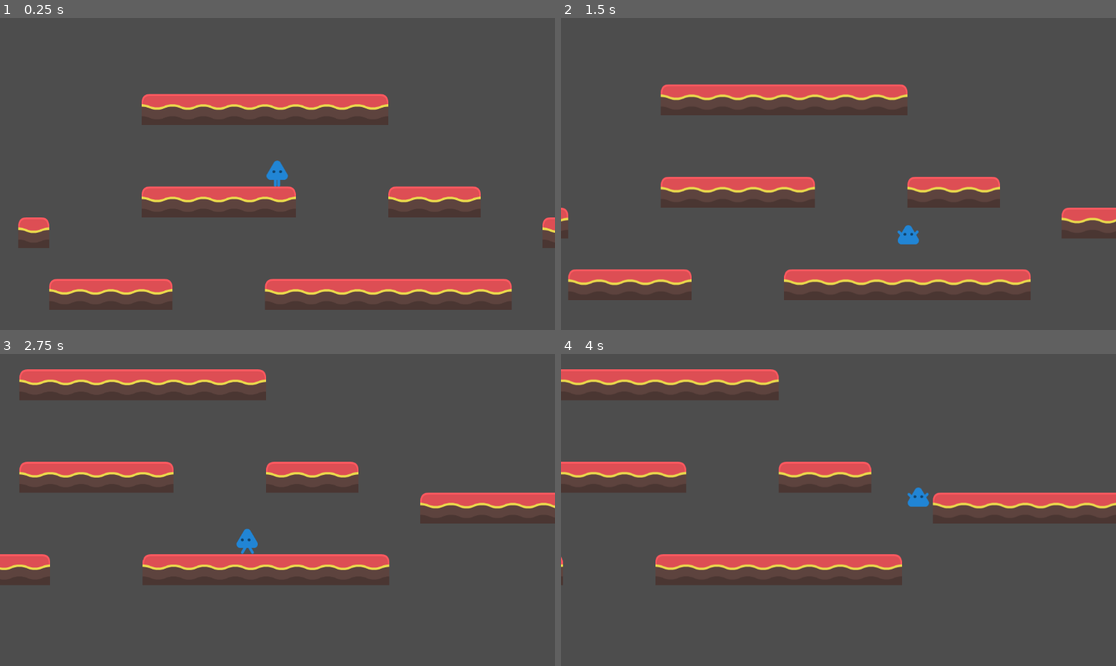
Above: before the commit, frames 1-4 (two rows, left to right).
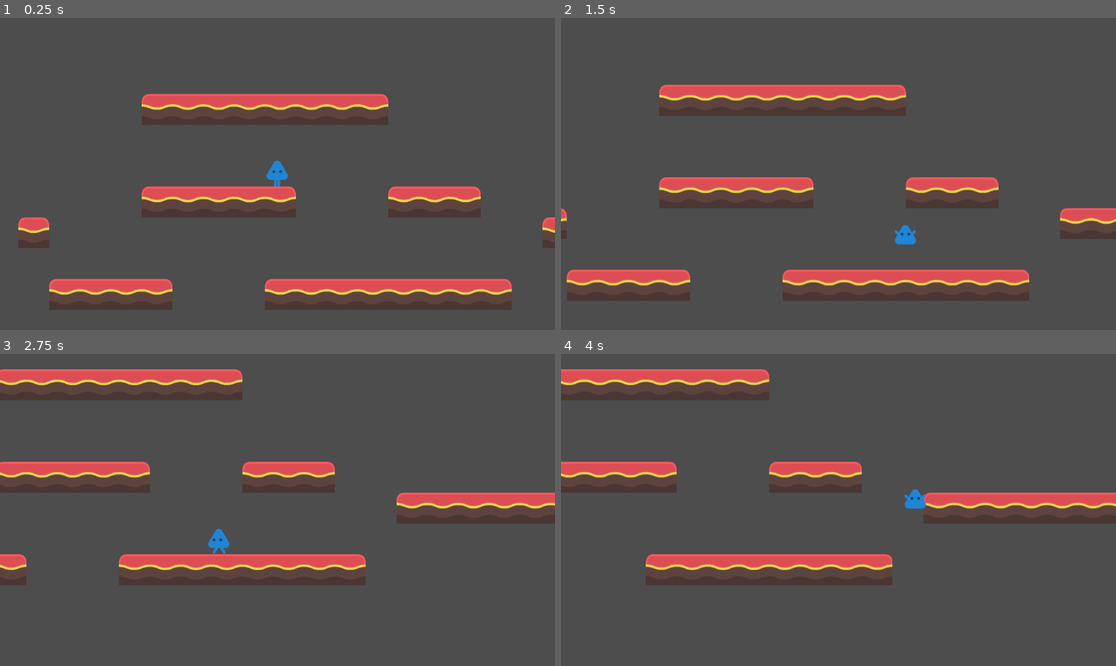
Above: after the commit, the same moments.

Repository: adsuttman/GDTest2
Game: Godot game, scene res://game.tscn
Same seed, same stepped clock (60 frames per second), same inputs: the game is played once before the commit and once after it.
Inputs:
- Up to frame 1 (0.25 s): no input
- Up to frame 2 (1.5 s): tap Enter at 0.5 s; hold D (right) from 0.53 s (still down); tap Space (jump) at 0.6, 0.77, 1.07, 1.35 s
- Up to frame 3 (2.75 s): tap Space (jump) at 1.52, 1.82, 2.1 s; release D (right) at 2.03 s; hold A (left) from 2.03 s (still down)
- Up to frame 4 (4 s): release A (left) at 2.78 s; hold D (right) from 2.78 s (still down); tap Space (jump) at 2.85, 3.02, 3.32, 3.6, 3.77 s

The runs differ from the first frame. In frame 2, 2.1% of the frame differs, in the area x 0-100%, y 21-91%; in frame 3, 4.9%, in the area x 0-100%, y 4-74%; in frame 4, 3.0%.

Commit message:
consolidated movement variables into Player class and organized state files

Diff:
--- a/Resources/Player/fall.gd
+++ b/Resources/Player/States/fall.gd
@@ -1,12 +1,13 @@
 extends PlayerState
 
-@export var walk_speed: float = 100
+#@export var idle_node: NodePath
+#@export var walk_node: NodePath
+#
+#@onready var idle_state: PlayerState = get_node(idle_node)
+#@onready var walk_state: PlayerState = get_node(walk_node)
 
-@export var idle_node: NodePath
-@export var walk_node: NodePath
-
-@onready var idle_state: PlayerState = get_node(idle_node)
-@onready var walk_state: PlayerState = get_node(walk_node)
+@onready var idle_state: PlayerState = $"../Idle"
+@onready var walk_state: PlayerState = $"../Walk"
 
 func enter() -> void:
 	player.change_animation(animation_name)
@@ -20,8 +21,8 @@
 		move = 1
 		player.animations.flip_h = false
 
-	player.velocity.x = move * walk_speed
-	player.velocity.y += player.gravity * 3
+	player.velocity.x = move * player.air_speed
+	player.velocity.y += player.fall_speed
 	player.move_and_slide()
 
 	if player.is_on_floor():
--- a/Resources/Player/States/idle.gd
+++ b/Resources/Player/States/idle.gd
@@ -1,12 +1,16 @@
 extends PlayerState
 
-@export var jump_node: NodePath
-@export var fall_node: NodePath
-@export var walk_node: NodePath
+#@export var jump_node: NodePath
+#@export var fall_node: NodePath
+#@export var walk_node: NodePath
+#
+#@onready var jump_state: PlayerState = get_node(jump_node)
+#@onready var fall_state: PlayerState = get_node(fall_node)
+#@onready var walk_state: PlayerState = get_node(walk_node)
 
-@onready var jump_state: PlayerState = get_node(jump_node)
-@onready var fall_state: PlayerState = get_node(fall_node)
-@onready var walk_state: PlayerState = get_node(walk_node)
+@onready var jump_state: PlayerState = $"../Jump"
+@onready var fall_state: PlayerState = $"../Fall"
+@onready var walk_state: PlayerState = $"../Walk"
 
 func enter() -> void:
 	player.change_animation(animation_name)
--- a/Resources/Player/jump.gd
+++ b/Resources/Player/States/jump.gd
@@ -1,19 +1,20 @@
 extends PlayerState
 
-@export var jump_force: float = 300
-@export var walk_speed: float = 100
+#@export var idle_node: NodePath
+#@export var walk_node: NodePath
+#@export var fall_node: NodePath
+#
+#@onready var idle_state: PlayerState = get_node(idle_node)
+#@onready var walk_state: PlayerState = get_node(walk_node)
+#@onready var fall_state: PlayerState = get_node(fall_node)
 
-@export var idle_node: NodePath
-@export var walk_node: NodePath
-@export var fall_node: NodePath
-
-@onready var idle_state: PlayerState = get_node(idle_node)
-@onready var walk_state: PlayerState = get_node(walk_node)
-@onready var fall_state: PlayerState = get_node(fall_node)
+@onready var idle_state: PlayerState = $"../Idle"
+@onready var fall_state: PlayerState = $"../Fall"
+@onready var walk_state: PlayerState = $"../Walk"
 
 func enter() -> void:
 	player.change_animation(animation_name)
-	player.velocity.y = -jump_force
+	player.velocity.y = -player.jump_force
 
 func physics_process(delta: float) -> BaseState:
 	var move = 0
@@ -24,7 +25,7 @@
 		move = 1
 		player.animations.flip_h = false
 
-	player.velocity.x = move * walk_speed
+	player.velocity.x = move * player.air_speed
 	player.velocity.y += player.gravity
 	player.move_and_slide()
 
--- a/Resources/Player/States/walk.gd
+++ b/Resources/Player/States/walk.gd
@@ -1,14 +1,16 @@
 extends PlayerState
 
-@export var walk_speed: float = 200
+#@export var jump_node: NodePath
+#@export var fall_node: NodePath
+#@export var idle_node: NodePath
+#
+#@onready var jump_state: PlayerState = get_node(jump_node)
+#@onready var fall_state: PlayerState = get_node(fall_node)
+#@onready var idle_state: PlayerState = get_node(idle_node)
 
-@export var jump_node: NodePath
-@export var fall_node: NodePath
-@export var idle_node: NodePath
-
-@onready var jump_state: PlayerState = get_node(jump_node)
-@onready var fall_state: PlayerState = get_node(fall_node)
-@onready var idle_state: PlayerState = get_node(idle_node)
+@onready var idle_state: PlayerState = $"../Idle"
+@onready var fall_state: PlayerState = $"../Fall"
+@onready var jump_state: PlayerState = $"../Jump"
 
 func enter() -> void:
 	player.change_animation(animation_name)
@@ -29,7 +31,7 @@
 		player.animations.flip_h = false
 
 	player.velocity.y += player.gravity
-	player.velocity.x = move * walk_speed
+	player.velocity.x = move * player.walk_speed
 	player.move_and_slide()
 
 	if move == 0:
--- a/Resources/Player/player_character.gd
+++ b/Resources/Player/player_character.gd
@@ -2,6 +2,10 @@
 class_name Player
 
 @export var gravity: int = 6
+@export var walk_speed: float = 200
+@export var jump_force: float = 300
+@export var air_speed: float = 100
+@export var fall_speed: float = 18
 
 @onready var animations: AnimatedSprite2D = $Animations
 @onready var states = $StateManager
--- a/Resources/Player/player_character.tscn
+++ b/Resources/Player/player_character.tscn
@@ -11,8 +11,8 @@
 [ext_resource type="Script" path="res://Resources/Player/player_state_manager.gd" id="7_1lk68"]
 [ext_resource type="Script" path="res://Resources/Player/States/idle.gd" id="8_sjseq"]
 [ext_resource type="Script" path="res://Resources/Player/States/walk.gd" id="9_a4h2m"]
-[ext_resource type="Script" path="res://Resources/Player/fall.gd" id="11_b8dos"]
-[ext_resource type="Script" path="res://Resources/Player/jump.gd" id="12_00s13"]
+[ext_resource type="Script" path="res://Resources/Player/States/fall.gd" id="12_3hw18"]
+[ext_resource type="Script" path="res://Resources/Player/States/jump.gd" id="13_tdvlg"]
 
 [sub_resource type="SpriteFrames" id="SpriteFrames_8q33r"]
 animations = [{
@@ -67,6 +67,10 @@
 
 [node name="PlayerCharacter" type="CharacterBody2D"]
 script = ExtResource("1_dimdi")
+gravity = 8
+walk_speed = 400.0
+jump_force = 400.0
+air_speed = 300.0
 
 [node name="Animations" type="AnimatedSprite2D" parent="."]
 sprite_frames = SubResource("SpriteFrames_8q33r")
@@ -81,32 +85,18 @@
 
 [node name="Idle" type="Node" parent="StateManager"]
 script = ExtResource("8_sjseq")
-jump_node = NodePath("../Jump")
-fall_node = NodePath("../Fall")
-walk_node = NodePath("../Walk")
 animation_name = "idle"
 
 [node name="Walk" type="Node" parent="StateManager"]
 script = ExtResource("9_a4h2m")
-jump_node = NodePath("../Jump")
-fall_node = NodePath("../Fall")
-idle_node = NodePath("../Idle")
 animation_name = "walk"
 
 [node name="Fall" type="Node" parent="StateManager"]
-script = ExtResource("11_b8dos")
-walk_speed = 300.0
-idle_node = NodePath("../Idle")
-walk_node = NodePath("../Walk")
+script = ExtResource("12_3hw18")
 animation_name = "fall"
 
 [node name="Jump" type="Node" parent="StateManager"]
-script = ExtResource("12_00s13")
-jump_force = 400.0
-walk_speed = 300.0
-idle_node = NodePath("../Idle")
-walk_node = NodePath("../Walk")
-fall_node = NodePath("../Fall")
+script = ExtResource("13_tdvlg")
 animation_name = "jump"
 
 [node name="Camera2D" type="Camera2D" parent="."]
Not shown: 1 places in Resources/Player/player_character.tscn that only renumber resources
Renamed: Resources/Player/States/player_state.gd -> Resources/Player/player_state.gd
Not shown: 1 places in game.tscn that only renumber resources
